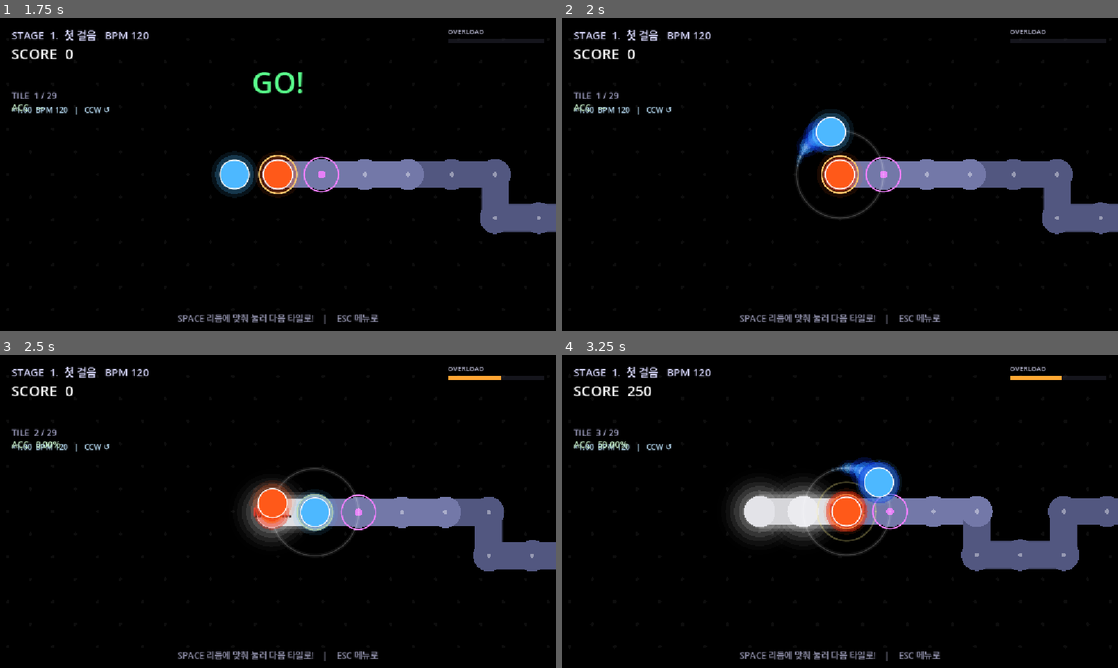
Above: before the commit, frames 1-4 (two rows, left to right).
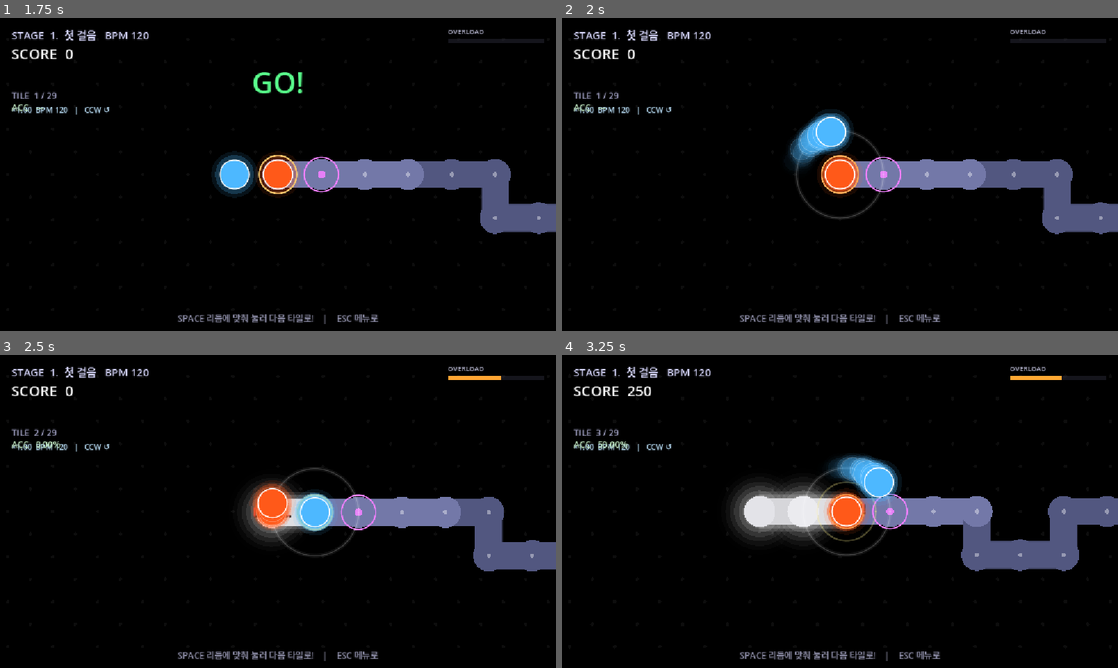
Above: after the commit, the same moments.

Repository: dlatlgn/adofai-prototype
Game: Godot game, scene res://scenes/StageSelect.tscn
Two runs of this game, one before a commit and one after it. Both use one fixed random seed, a clock stepped at 60 frames per second and the inputs below.
Inputs:
- Up to frame 1 (1.75 s): tap Enter at 0.5, 0.6 s; hold Right 0.53-1.28 s; tap Space at 0.77, 1.52 s; hold Down from 1.28 s (still down); tap Keypad Enter at 1.35 s
- Up to frame 2 (2 s): keep holding Down
- Up to frame 3 (2.5 s): release Down at 2.03 s; hold Right from 2.03 s (still down); tap Enter at 2.1 s
- Up to frame 4 (3.25 s): release Right at 2.78 s; hold Up from 2.78 s (still down); tap Keypad Enter at 2.85 s; tap Space at 3.02 s

Frame 1 is identical in both runs. In frame 2, 1.0% of the frame differs, in the area x 40-54%, y 30-56%; in frame 3, 0.4%; in frame 4, 1.1%, in the area x 47-61%, y 31-57%.

Commit message:
Rework trail as jittering ball copies fading out
- 잔상 개념 변경 : 다층 불꽃 그라데이션 → 공 이미지 축소 복사본
- 각 트레일 인덱스마다 공의 축소 복사본 (외곽 글로우+본체+테두리)
- 좌우 지터(sin 18 * time + i * 2.3) : 오래된 것일수록 크게 흔들림
  · 신규 잔상 : 진폭 2px (거의 흔들리지 않음)
  · 최고령 잔상 : 진폭 13px (크게 요동)
- fade = life² 로 급격 감쇠 → 최근 복사본 뚜렷, 오래된 것 사라짐
- 크기도 life에 따라 55~100% 스케일링 → 뒷꼬리 작아짐
- _draw_ghost 헬퍼로 렌더 로직 분리

Diff:
--- a/scripts/PlanetPair.gd
+++ b/scripts/PlanetPair.gd
@@ -100,28 +100,30 @@
 	draw_arc(pivot_pos, ARM_LENGTH, 0.0, TAU, 80, Color(1, 1, 1, 0.18), 2.2, true)
 	draw_arc(pivot_pos, ARM_LENGTH, 0.0, TAU, 80, Color(1, 1, 1, 0.06), 8.0, true)
 
-	# 잔상 : 3층 불꽃 그라데이션 (외곽 짙은 → 중간 → 밝은 코어) + 플리커
-	# 오래된 것부터 그려 최신 잔상이 앞에 오도록
+	# 잔상 : 공 이미지의 복사본이 좌우로 흔들리며 페이드아웃
+	#   - 오래된 잔상일수록 지터 폭이 크고 크기가 줄어들며 알파도 낮아짐
+	#   - 각 인덱스 위상 오프셋으로 개별적으로 흔들려 "타오르는" 불규칙성 연출
 	for i in TRAIL_LEN:
 		var life: float = float(i) / float(TRAIL_LEN - 1)   # 0=oldest, 1=newest
-		var flicker: float = 0.80 + sin(_time * 12.0 + float(i) * 1.7) * 0.20
-		var life2: float = life * life                       # 급격한 페이드
+		if life < 0.05:
+			continue
+		var age: float = 1.0 - life
+		var jitter_amp: float = age * 11.0 + 2.0
+		var jitter_x: float = sin(_time * 18.0 + float(i) * 2.3) * jitter_amp
+		var jitter: Vector2 = Vector2(jitter_x, 0.0)
+		var fade: float = life * life
 
-		# --- Fire trail : 짙은 붉음 → 오렌지 → 노랑 코어 ---
-		var f_pos: Vector2 = _fire_trail[i]
-		var f_r: float = fire.radius * life * 0.95 * flicker
-		draw_circle(f_pos, f_r * 1.55, Color(0.90, 0.13, 0.04, life2 * 0.45))    # 외곽 옅은 진홍
-		draw_circle(f_pos, f_r * 1.00, Color(1.00, 0.42, 0.10, life * 0.65))     # 중간 오렌지
-		draw_circle(f_pos, f_r * 0.55, Color(1.00, 0.88, 0.50, life * 0.78))     # 밝은 노랑
-		draw_circle(f_pos, f_r * 0.25, Color(1.00, 0.98, 0.85, life * 0.85))     # 흰빛 코어
+		_draw_ghost(_fire_trail[i] + jitter, fire.radius, life, fade, Color(1.00, 0.35, 0.10))
+		_draw_ghost(_ice_trail[i] + jitter,  ice.radius,  life, fade, Color(0.30, 0.72, 1.00))
 
-		# --- Ice trail : 짙은 파랑 → 시안 → 백청 코어 (푸른 불꽃) ---
-		var i_pos: Vector2 = _ice_trail[i]
-		var i_r: float = ice.radius * life * 0.95 * flicker
-		draw_circle(i_pos, i_r * 1.55, Color(0.05, 0.20, 0.85, life2 * 0.45))    # 외곽 짙은 파랑
-		draw_circle(i_pos, i_r * 1.00, Color(0.20, 0.65, 1.00, life * 0.65))     # 중간 시안
-		draw_circle(i_pos, i_r * 0.55, Color(0.75, 0.92, 1.00, life * 0.78))     # 밝은 백청
-		draw_circle(i_pos, i_r * 0.25, Color(0.95, 0.98, 1.00, life * 0.85))     # 흰빛 코어
+func _draw_ghost(pos: Vector2, base_r: float, life: float, fade: float, base: Color) -> void:
+	# 실제 공의 축소·페이드 복사본 (외곽 글로우 + 본체 + 얇은 흰 테두리)
+	var r: float = base_r * (0.55 + life * 0.45)
+	draw_circle(pos, r + 10.0, Color(base.r, base.g, base.b, fade * 0.12))  # outer glow
+	draw_circle(pos, r + 5.0,  Color(base.r, base.g, base.b, fade * 0.26))  # inner glow
+	draw_circle(pos, r,        Color(base.r, base.g, base.b, fade * 0.75))  # body
+	if life > 0.35:
+		draw_arc(pos, r, 0.0, TAU, 40, Color(1, 1, 1, fade * 0.5), 1.4, true)
 
 func trigger_landing_pulse() -> void:
 	if fire_is_pivot:
